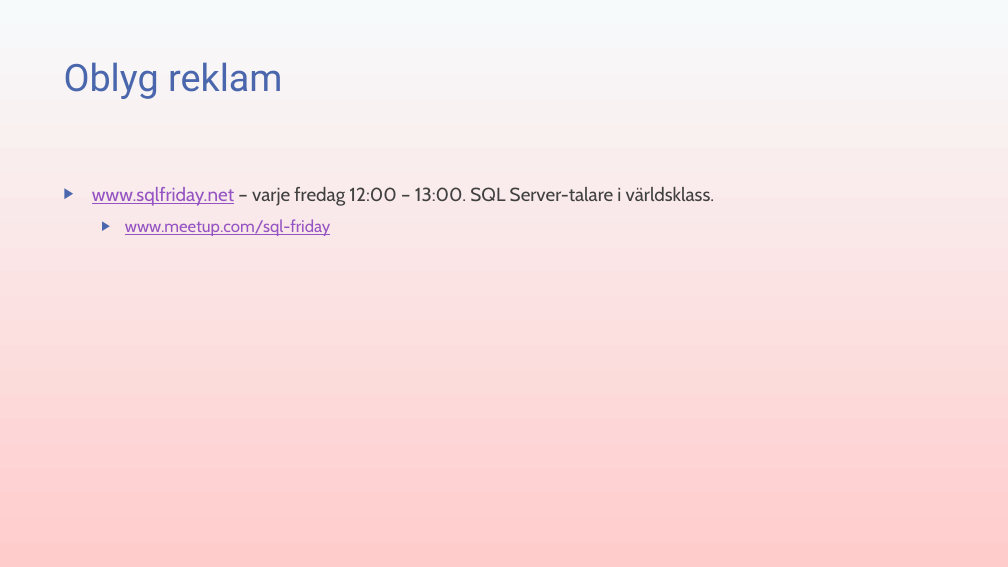
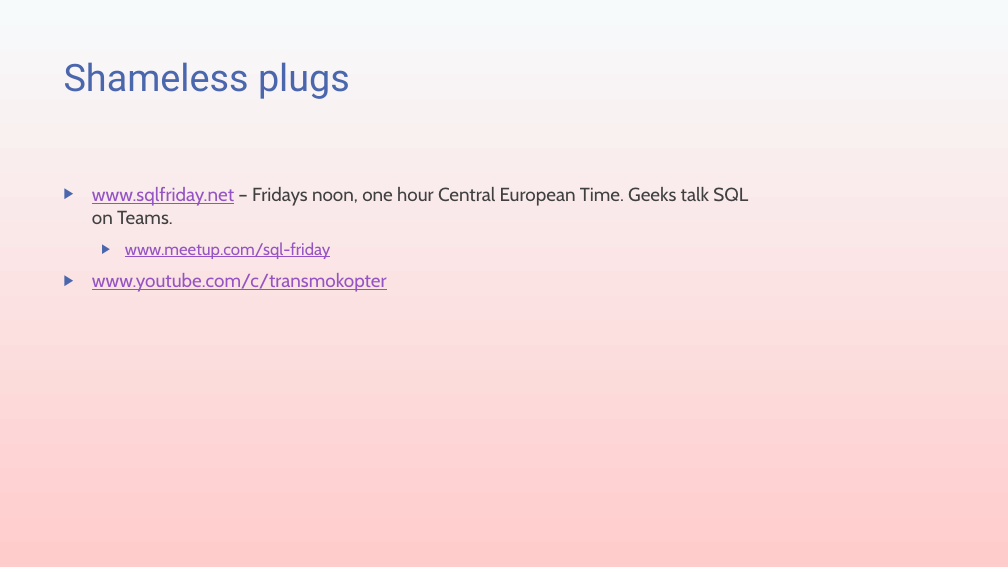
Before and after one commit to transmokopter/Presentations, a slide deck: slide 3 of sql-server-2022/sql-server-2022.pptx. Drawn at 1008x567 pixels with LibreOffice and Linux fonts; fonts in the diff are those of the drawing; background and template pictures are left out. Boxes give left, top, right and bottom in pixels: in the first picture for what was removed or moved away, otherwise in the second. Text is boxed around its words. In the diff, an @@ line names an element or a change of style, - is before the commit and + after.

Commit message:
after Sql Friday SQL2022 presentation

```diff
--- a/sql-server-2022/sql-server-2022.pptx
+++ b/sql-server-2022/sql-server-2022.pptx
@@ title at (x1=64, y1=62, x2=350, y2=99): text changed @@
-Oblyg reklam
+Shameless plugs
@@ text at (x1=92, y1=187, x2=748, y2=224): text changed @@
-▶ www.sqlfriday.net – varje fredag 12:00 – 13:00. SQL Server-talare i världsklass.
+▶ www.sqlfriday.net – Fridays noon, one hour Central European Time. Geeks talk SQL on Teams.
@@ text at (x1=92, y1=273, x2=387, y2=292): paragraph added @@
+▶ www.youtube.com/c/transmokopter
```
Also in this commit, not shown: 2 other slides changed, 6 slides added, 1 slide removed, 2 other files.
